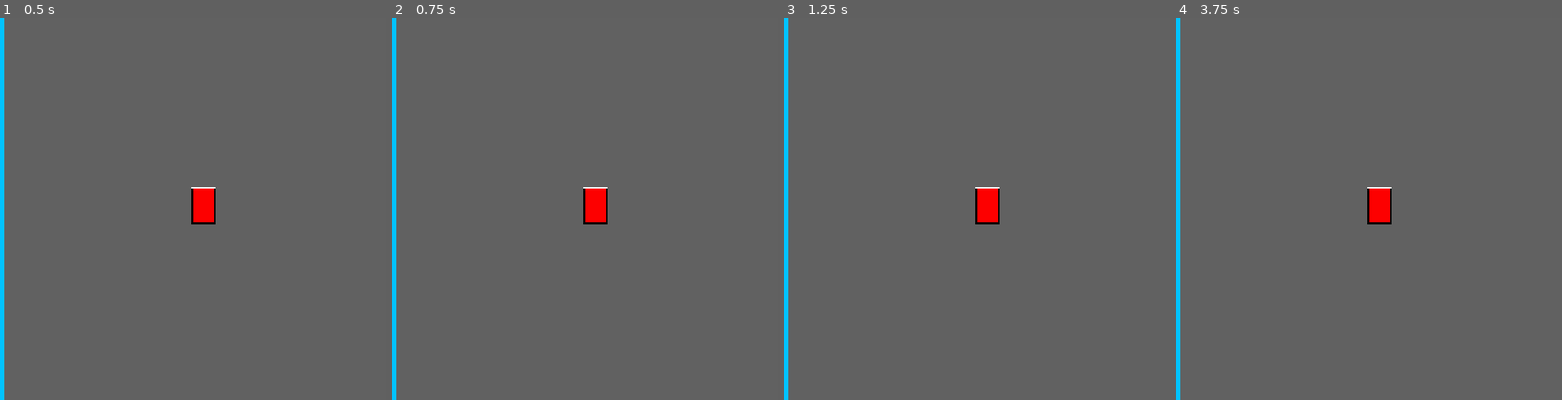
Above: before the commit, frames 1-4 (left to right).
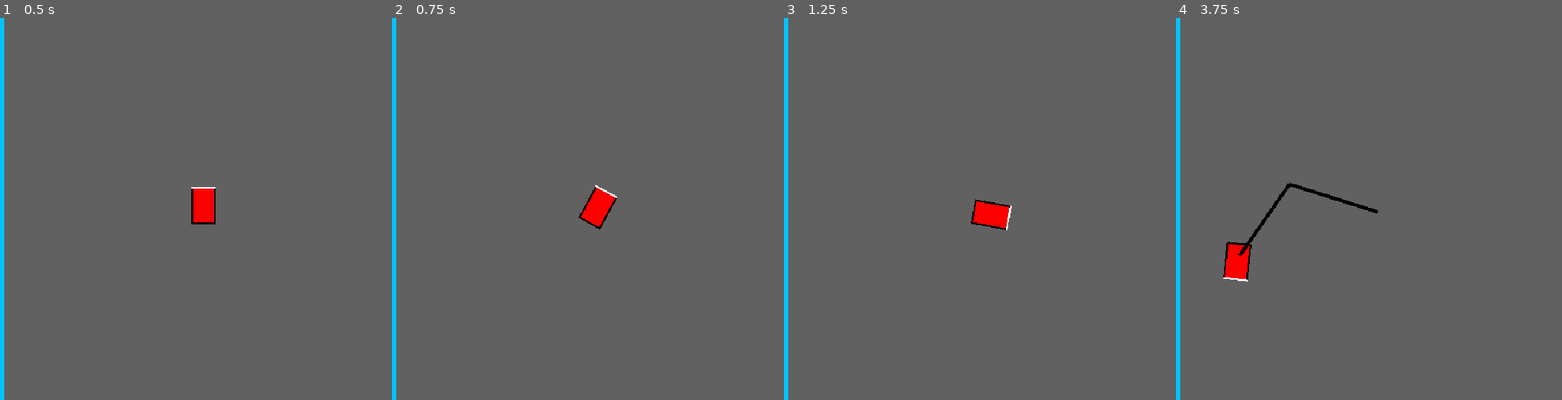
Above: after the commit, the same moments.

Repository: Breadstone58/WriteOfWay
Game: Godot game, scene res://Scenes/Levels/level_0.tscn
Same seed, same stepped clock (60 frames per second), same inputs: the game is played once before the commit and once after it.
Inputs:
- Up to frame 1 (0.5 s): no input
- Up to frame 2 (0.75 s): tap Enter at 0.5 s; hold D (turn_right) from 0.53 s (still down); hold Space (oil, bound only after the commit) from 0.53 s (still down)
- Up to frame 3 (1.25 s): keep holding D (turn_right); keep holding Space (oil, bound only after the commit)
- Up to frame 4 (3.75 s): release D (turn_right) at 1.28 s; release Space (oil, bound only after the commit) at 1.28 s; hold S (backward) 1.28-2.03 s; tap Space (oil, bound only after the commit) at 1.35, 2.85 s; hold D (turn_right) 2.03-2.78 s; hold Space (oil, bound only after the commit) 2.03-2.78 s; hold W (forward) 2.78-3.53 s; hold A (turn_left) from 3.53 s (still down); hold Space (oil, bound only after the commit) from 3.53 s (still down)

Frame 1 is identical in both runs. In frame 2, 0.3% of the frame differs, in the area x 48-59%, y 43-56%; in frame 3, 0.6%; in frame 4, 1.6%, in the area x 12-56%, y 42-70%.

Commit message:
Movement updates + oil_line
Added acceleration and friction and started implementation of oil_line functionality

Diff:
--- a/Scenes/car.gd
+++ b/Scenes/car.gd
@@ -1,17 +1,38 @@
 extends CharacterBody2D
 
 
-@export var speed = 100     #how fast the character will move (pixels per sec)
-@export var rotation_speed = 1.5
+@export var max_speed = 200
+@export var rotation_speed = 2.5
+@export var acceleration = 600
+@export var friction = 500
 
 var rotation_direction = 0
+var oil_line = Line2D
 
+func _ready():
+	oil_line = Line2D.new()
+	oil_line.width = 6
+	oil_line.default_color = Color.BLACK
+	oil_line.antialiased = true
+	get_parent().add_child.call_deferred(oil_line)
 
 func get_input():
 	rotation_direction = Input.get_axis("turn_left", "turn_right")
-	velocity = transform.y * Input.get_axis("forward", "backward") * speed
+	var move_input = Input.get_axis("forward", "backward")
+	if move_input != 0:
+		var direction = transform.y.normalized()
+		velocity += direction * move_input * acceleration * get_physics_process_delta_time()
+		if velocity.length() > max_speed:
+			velocity = velocity.normalized() * max_speed
+	else:
+		var speed = velocity.length()
+		speed -= friction * get_physics_process_delta_time()
+		speed = max(speed, 0)
+		velocity = velocity.normalized() * speed
 
 func _physics_process(delta):
 	get_input()
-	rotation += rotation_direction * rotation_speed * delta * -1 * Input.get_axis("forward", "backward")
+	rotation += rotation_direction * rotation_speed * delta
 	move_and_slide()
+	if Input.is_action_pressed("oil"):
+		oil_line.add_point(global_position)
--- a/project.godot
+++ b/project.godot
@@ -47,6 +47,11 @@
 , Object(InputEventKey,"resource_local_to_scene":false,"resource_name":"","device":-1,"window_id":0,"alt_pressed":false …(186 unchanged characters)…
 ]
 }
+oil={
+"deadzone": 0.2,
+"events": [Object(InputEventKey,"resource_local_to_scene":false,"resource_name":"","device":-1,"window_id":0,"alt_pressed":false,"shift_pressed":false,"ctrl_pressed":false,"meta_pressed":false,"pressed":false,"keycode":0,"physical_keycode":32,"key_label":0,"unicode":32,"location":0,"echo":false,"script":null)
+]
+}
 
 [physics]
 
